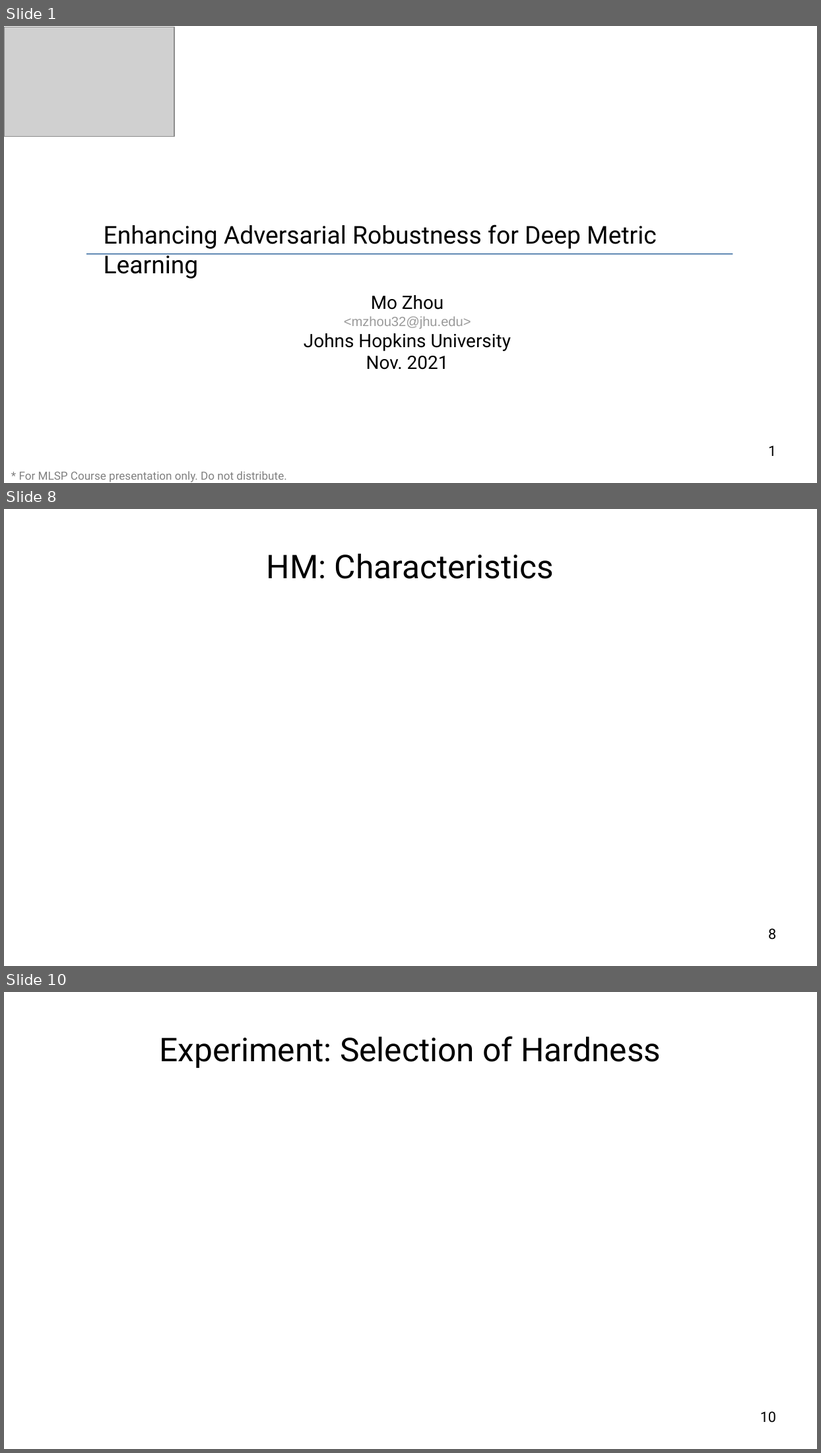
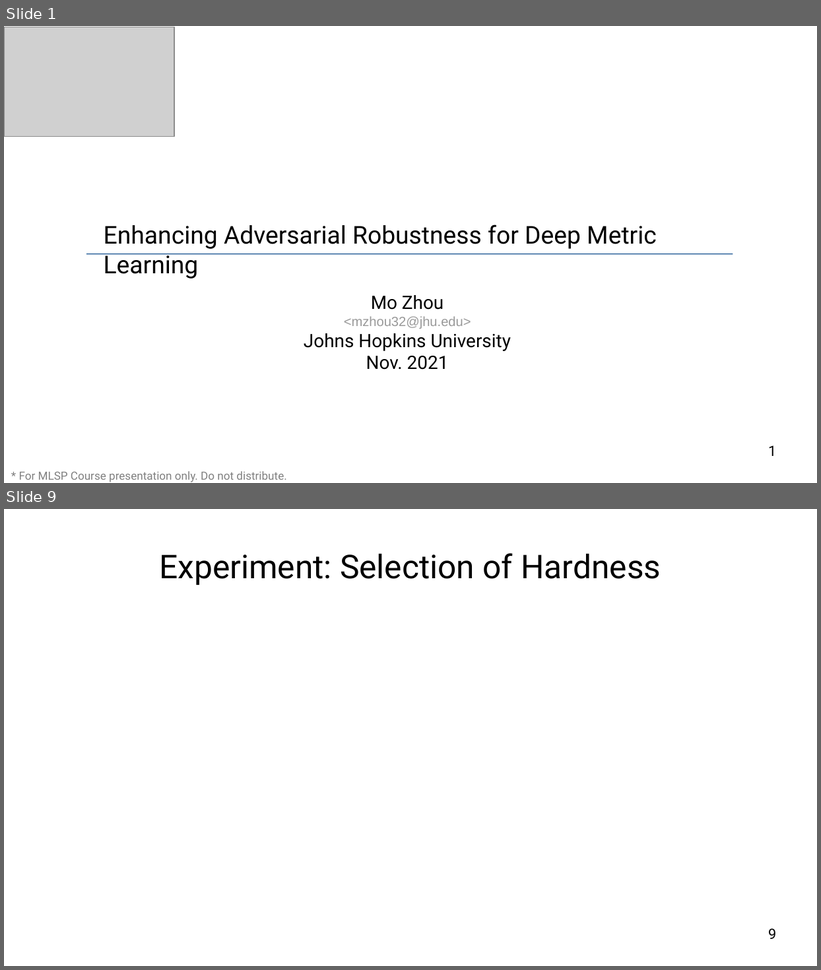
Before and after one commit to cdluminate/robdml, a slide deck: slides/slides.odp. Shown one above the other, each under a label of ours: slides 1, 8 and 10 before the commit, slides 1 and 9 after it; the slides between them are not shown. The pictures are 821x1453 and 821x970 pixels, drawn with LibreOffice and Linux fonts; fonts in the diff are those of the drawing; grey boxes stand for pictures. Boxes give left, top, right and bottom in pixels: in the first picture for what was removed or moved away, otherwise in the second. Text is boxed around its words. In the diff, an @@ line names an element or a change of style, - is before the commit and + after.

```diff
--- a/slides/slides.odp
+++ b/slides/slides.odp
@@ slide 8 removed at <box>4,509,817,966</box>, background #FFFFFF @@
@@ title removed at <box>267,553,554,579</box> @@
-HM: Characteristics
@@ page number removed at <box>768,929,776,940</box> @@
-8
@@ what was slide 10 is now slide 9 @@
@@ page number at <box>768,929,776,939</box>: text changed @@
-10
+9
```
Also in this commit, not shown: 7 slides added, 7 other slides removed.
